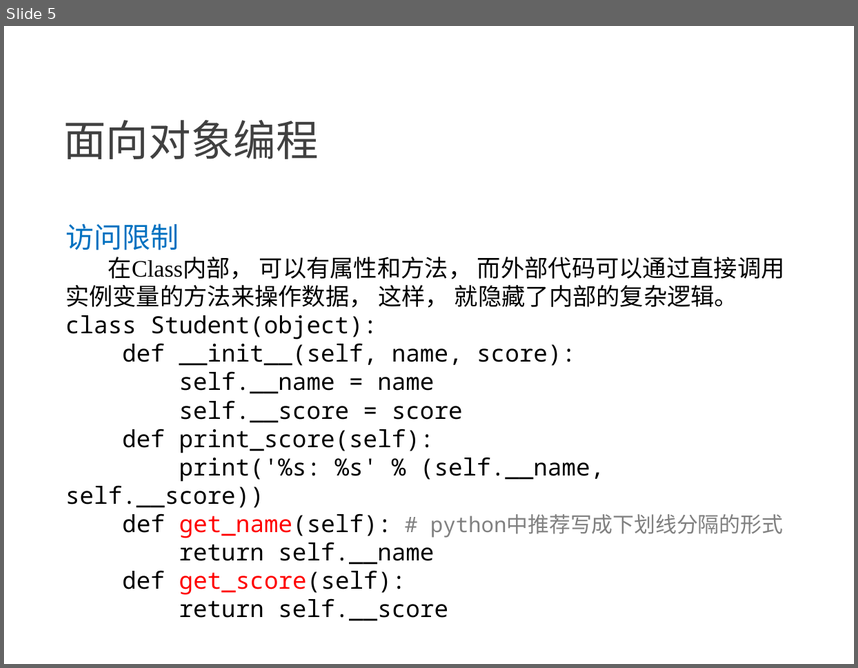
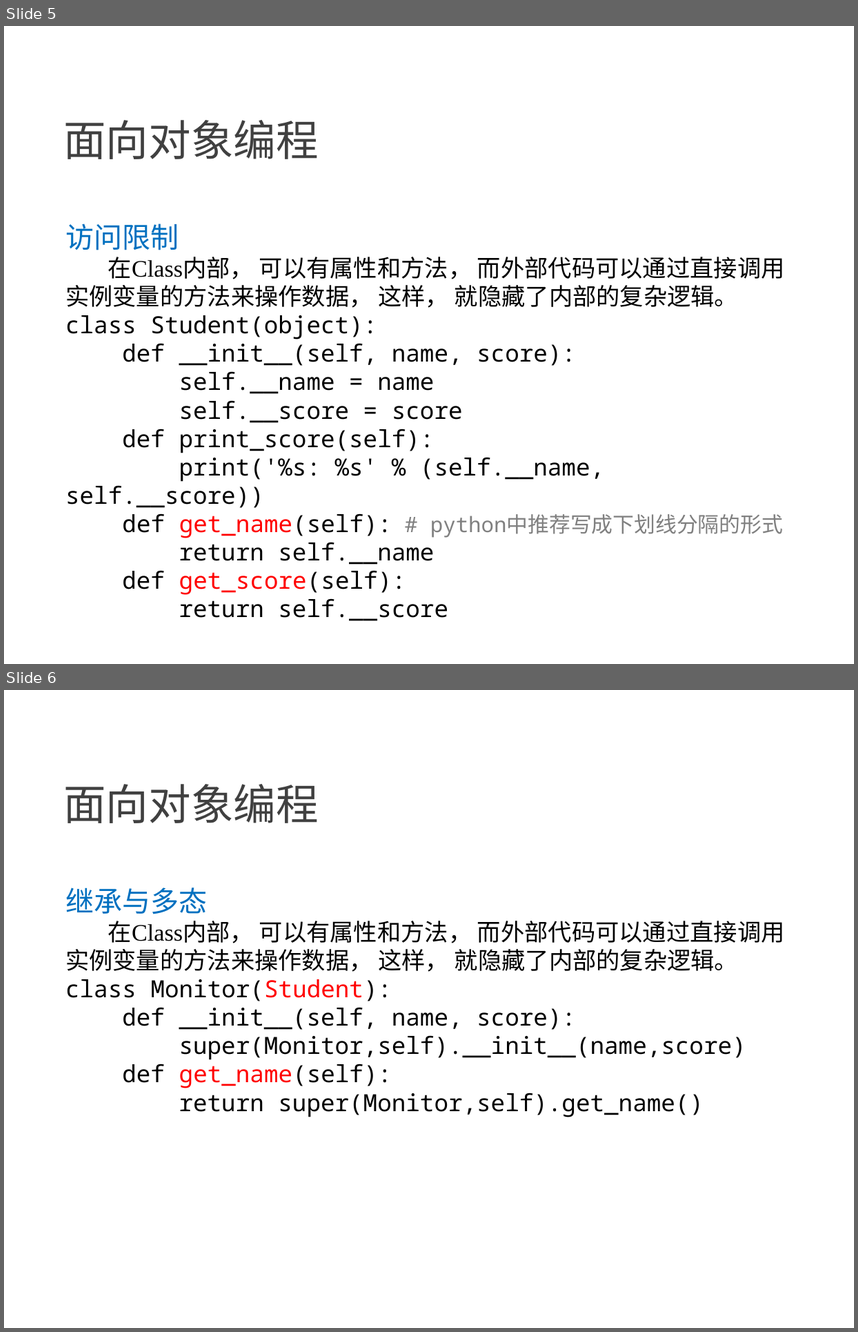
Before and after one commit to NewGr8Player/My-PPT, a slide deck: Python3/6.Python3-面向对象编程.pptx. Shown one above the other, each under a label of ours: slide 5 before the commit, slides 5 and 6 after it. The pictures are 858x668 and 858x1332 pixels, drawn with LibreOffice and Linux fonts; fonts in the diff are those of the drawing. Boxes give left, top, right and bottom in pixels: in the first picture for what was removed or moved away, otherwise in the second. Text is boxed around its words. In the diff, an @@ line names an element or a change of style, - is before the commit and + after.

Commit message:
Python3 Finished

```diff
--- a/Python3/6.Python3-面向对象编程.pptx
+++ b/Python3/6.Python3-面向对象编程.pptx
@@ slide 6 added at [4, 690, 854, 1328], background #FFFFFF @@
@@ text added at [63, 784, 319, 823], 36 pt, text #404040 @@
+面向对象编程
@@ text added at [65, 887, 785, 1117], 20 pt, text #000000 @@
+继承与多态
+在Class内部， 可以有属性和方法， 而外部代码可以通过直接调用实例变量的方法来操作数据， 这样， 就隐藏了内部的复杂逻辑。
+class Monitor(Student):
+def __init__(self, name, score):
+super(Monitor,self).__init__(name,score)
+def get_name(self):
+return super(Monitor,self).get_name()
```
